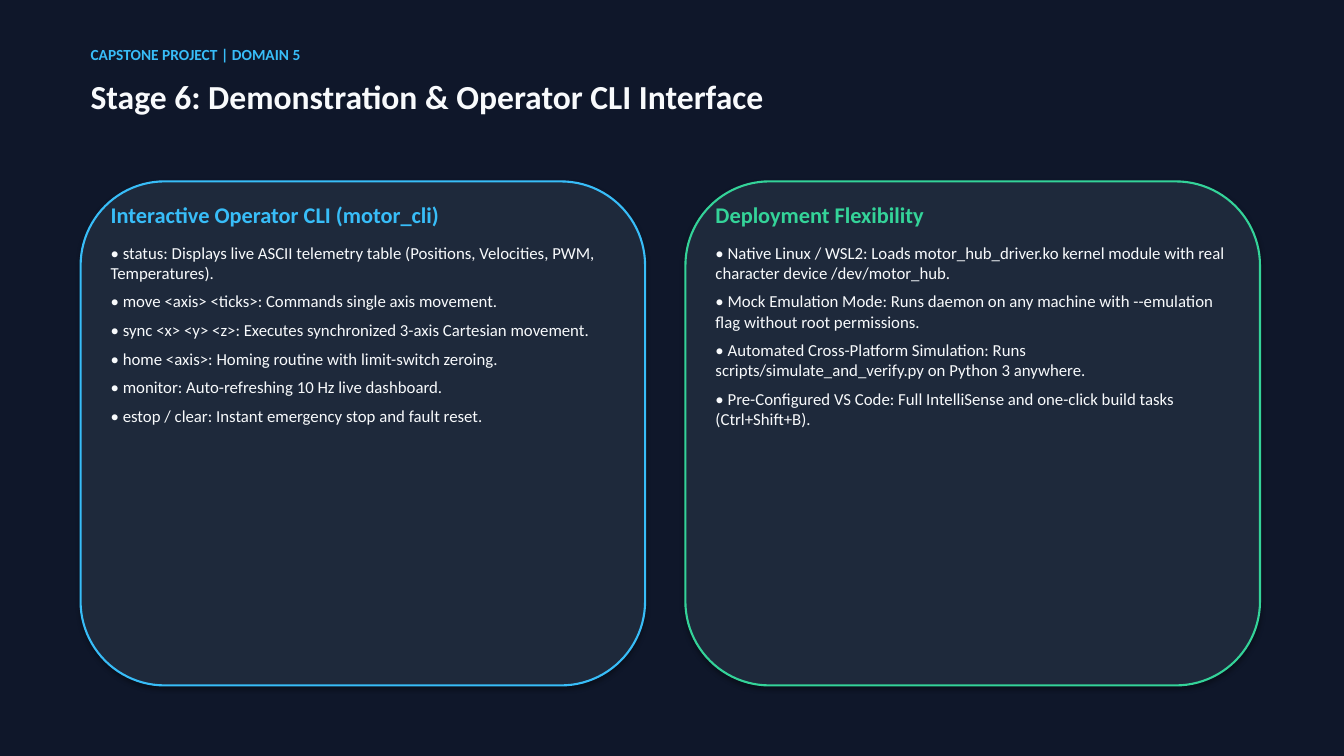
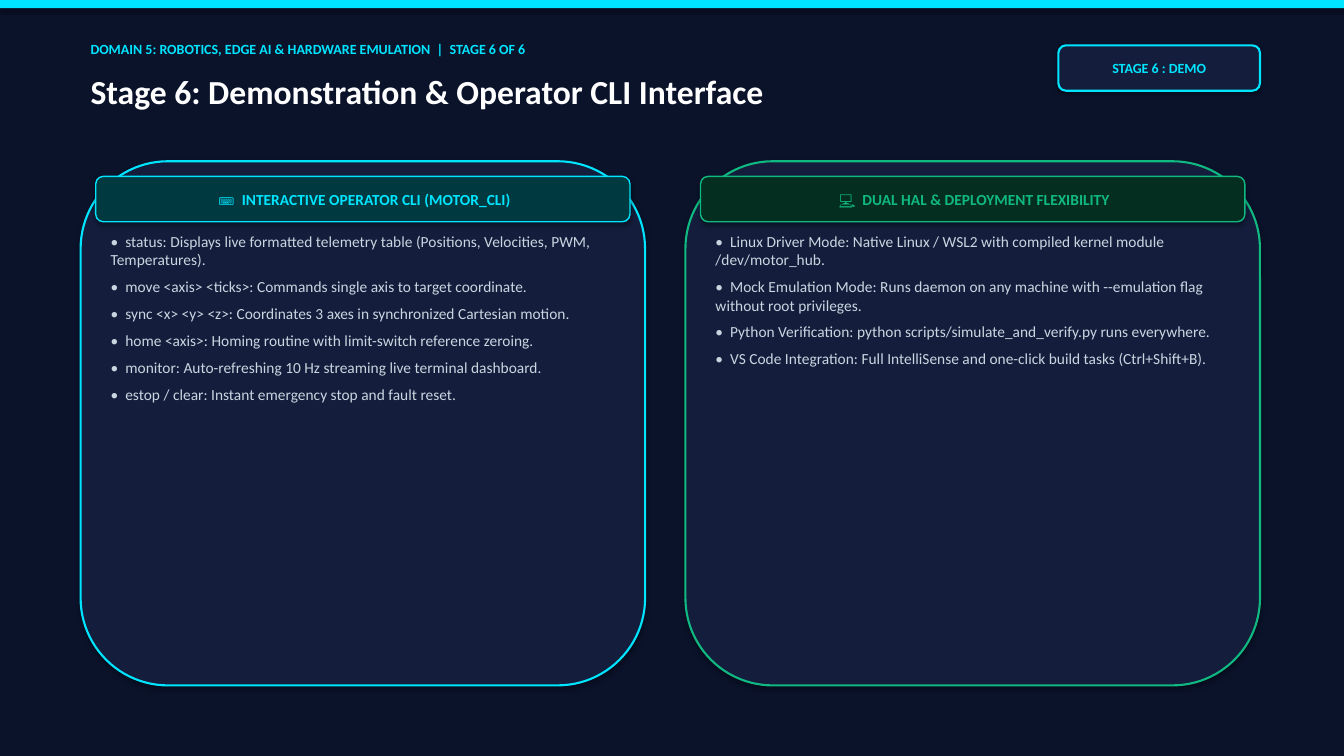
Before and after one commit to Amankumar307/robotic-motor-hub, a slide deck: slide 10 of docs/Robotic_Motor_Hub_Presentation.pptx. Drawn at 1344x756 pixels with LibreOffice and Linux fonts; fonts in the diff are those of the drawing. Boxes give left, top, right and bottom in pixels: in the first picture for what was removed or moved away, otherwise in the second. Text is boxed around its words. In the diff, an @@ line names an element or a change of style, - is before the commit and + after.

Commit message:
docs(presentation): Upgrade presentation with vibrant color cards, metrics dashboard, and interactive HTML deck

```diff
--- a/docs/Robotic_Motor_Hub_Presentation.pptx
+++ b/docs/Robotic_Motor_Hub_Presentation.pptx
@@ rectangle at [0,0,1344,756]: fill #0F172A to #0B132B; outline #0F172A 0.75 pt to none @@
@@ rectangle added at [0,0,1344,8], fill #00E5FF @@
@@ text removed at [91,50,301,60] @@
-CAPSTONE PROJECT | DOMAIN 5
@@ text added at [91,44,525,56], 10 pt, text #00E5FF, bold @@
+DOMAIN 5: ROBOTICS, EDGE AI & HARDWARE EMULATION | STAGE 6 OF 6
@@ rounded rectangle added at [1059,45,1260,91], fill #141E3C, outline #00E5FF 1.5 pt, 10 pt, text #00E5FF, bold @@
+STAGE 6 : DEMO
@@ text "Stage 6: Demonstration & Operator ..." at [91,80,763,110]: text colour #F8FAFC to #FFFFFF @@
@@ rounded rectangle: place and size @@
-rounded rectangle at [686,181,1260,686]
+rounded rectangle at [81,161,645,686]
@@ rounded rectangle at [81,161,645,686]: fill #1E293B to #141E3C; outline #34D399 1.5 pt to #00E5FF 1.5 pt @@
@@ rounded rectangle added at [96,176,630,222], fill #00393F, outline #00E5FF 1 pt, 11 pt, text #00E5FF, bold @@
+⌨️ INTERACTIVE OPERATOR CLI (MOTOR_CLI)
@@ rounded rectangle added at [686,161,1260,686], fill #141E3C, outline #10B981 1.5 pt @@
@@ rounded rectangle added at [701,176,1245,222], fill #042E20, outline #10B981 1 pt, 11 pt, text #10B981, bold @@
+💻 DUAL HAL & DEPLOYMENT FLEXIBILITY
@@ rounded rectangle removed at [81,181,645,686] @@
@@ text "• status: Displays live formatted ...": place and size @@
-text "• status: Displays live formatted ..." at [111,206,594,425]
+text "• status: Displays live formatted ..." at [111,236,590,403]
@@ text at [111,236,590,376]: text changed; size 12 to 11 pt; text colour #F8FAFC to #CBD5E1 @@
-Interactive Operator CLI (motor_cli)
-• status: Displays live ASCII telemetry table (Positions, Velocities, PWM, Temperatures).
-• move <axis> <ticks>: Commands single axis movement.
-• sync <x> <y> <z>: Executes synchronized 3-axis Cartesian movement.
-• home <axis>: Homing routine with limit-switch zeroing.
-• monitor: Auto-refreshing 10 Hz live dashboard.
+• status: Displays live formatted telemetry table (Positions, Velocities, PWM, Temperatures).
+• move <axis> <ticks>: Commands single axis to target coordinate.
+• sync <x> <y> <z>: Coordinates 3 axes in synchronized Cartesian motion.
+• home <axis>: Homing routine with limit-switch reference zeroing.
+• monitor: Auto-refreshing 10 Hz streaming live terminal dashboard.
@@ text at [715,236,1210,367]: text changed; size 12 to 11 pt; text colour #F8FAFC to #CBD5E1 @@
-Deployment Flexibility
-• Native Linux / WSL2: Loads motor_hub_driver.ko kernel module with real character device /dev/motor_hub.
-• Mock Emulation Mode: Runs daemon on any machine with --emulation flag without root permissions.
-• Automated Cross-Platform Simulation: Runs scripts/simulate_and_verify.py on Python 3 anywhere.
-• Pre-Configured VS Code: Full IntelliSense and one-click build tasks (Ctrl+Shift+B).
+• Linux Driver Mode: Native Linux / WSL2 with compiled kernel module /dev/motor_hub.
+• Mock Emulation Mode: Runs daemon on any machine with --emulation flag without root privileges.
+• Python Verification: python scripts/simulate_and_verify.py runs everywhere.
+• VS Code Integration: Full IntelliSense and one-click build tasks (Ctrl+Shift+B).
@@ text at [125,389,457,403]: size 12 to 11 pt, text colour #F8FAFC to #CBD5E1 in "• estop / clear: Instant emergency stop ..." @@
```
Also in this commit, not shown: 10 other slides changed, 1 slide added, 1 slide removed, 1 other file.
